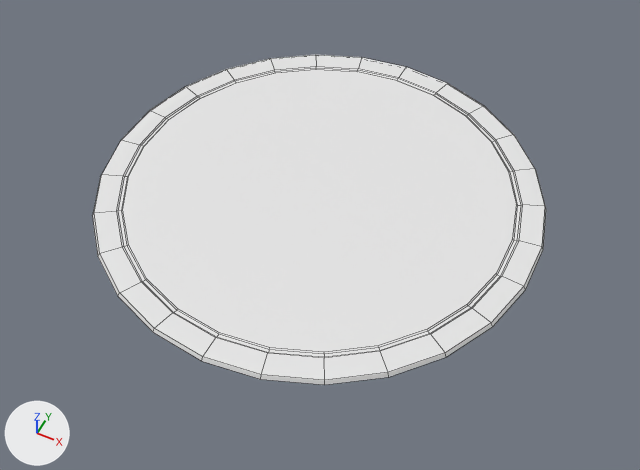
The FBX model Assets/Models/Enviro01/m_carpet02.fbx as it was, and as the next commit left it.
One viewpoint serves both versions: a 50 mm lens placed at (0.987, -1.97, 2.228), pointed at (0.057, -0.111, -0.096). Every picture has the same lights, and +X, +Y and +Z are marked at lower left. Mesh edges are drawn as thin lines.

The scene before the commit, as lines of its bpy script (objects in view):
```python
me_cylinder_005 = bpy.data.meshes.new('Cylinder.005')
me_cylinder_005.from_pydata(...)  # 156 vertices, 132 faces; spans x -0.79..0.79, y -0.01..0.0, z -0.79..0.79
me_cylinder_005.materials.append(mat_base)  # white #e7e7e7
ob_m_carpet02 = bpy.data.objects.new('m_carpet02', me_cylinder_005)
ob_m_carpet02.location = (0.0, 0.0, 0.0)
ob_m_carpet02.rotation_euler = (1.571, 0.0, 0.0)  # degrees (90, 0, 0)
```
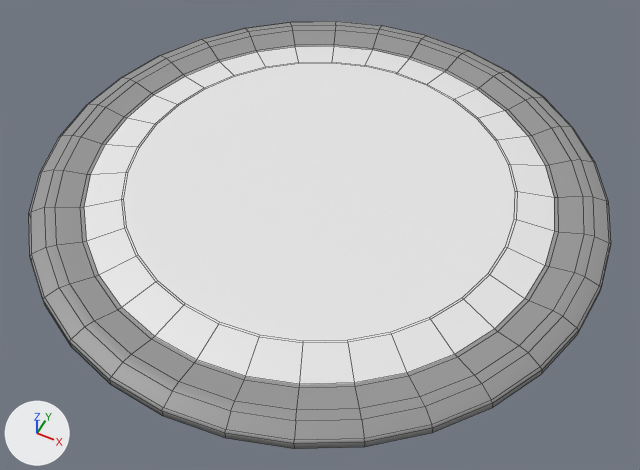
Pixel boxes (x1, y1, x2, y2) of what changed, in the pictures (640 x 470 px):
'm_carpet02', reshaped, rescaled (28% wider, 30% taller): before (92, 55, 546, 385); after (29, 21, 611, 449)
part 1 of me_cylinder_005, added: after (29, 21, 611, 449)
part 2 of me_cylinder_005, deleted: before (92, 55, 546, 385)

The change, as a diff of the scene's bpy script:
```diff
--- a/Assets/Models/Enviro01/m_carpet02.fbx.py
+++ b/Assets/Models/Enviro01/m_carpet02.fbx.py
@@ mat_base01 @@
+mat_base01 = principled_material('Base01')
+mat_base01.base_color = (0.303, 0.303, 0.303)  # grey #969696
@@ me_cylinder_005 @@
 # used by ob_m_carpet02; location = (0.0, 0.0, 0.0); rotation_euler = (1.571, 0.0, 0.0), in degrees (90, 0, 0)
-me_cylinder_005.from_pydata(...)  # 156 vertices, 132 faces; spans x -0.79..0.79, y -0.01..0.0, z -0.79..0.79
+me_cylinder_005.from_pydata(...)  # 320 vertices, 290 faces; spans x -100.0..100.0, y -1.21..4.33, z -100.0..100.0
+# me_cylinder_005 part 1: 320 vertices added at x -100.0..100.0, y -1.21..4.33, z -100.0..100.0
+# me_cylinder_005 part 2: 156 vertices removed from x -0.79..0.79, y -0.01..0.0, z -0.79..0.79
 me_cylinder_005.materials.append(mat_base)
+me_cylinder_005.materials.append(mat_base01)  # grey #969696
@@ ob_m_carpet02 @@
 ob_m_carpet02.rotation_euler = (1.571, 0.0, 0.0)  # degrees (90, 0, 0)
+ob_m_carpet02.scale = (0.01, 0.01, 0.01)
```
